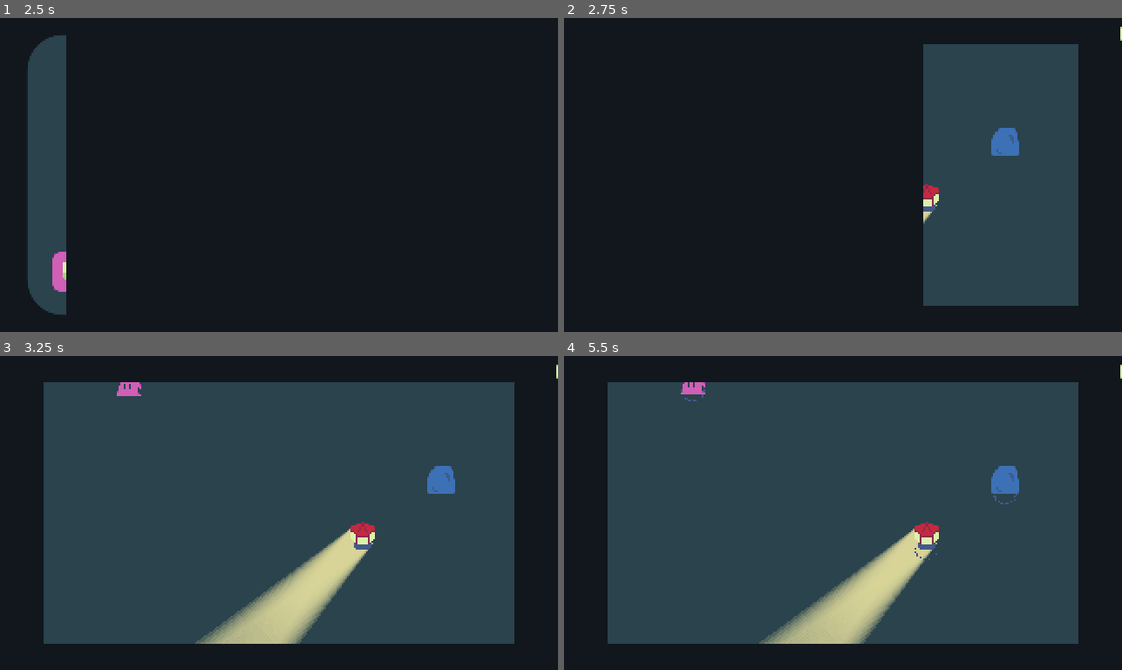
Above: before the commit, frames 1-4 (two rows, left to right).
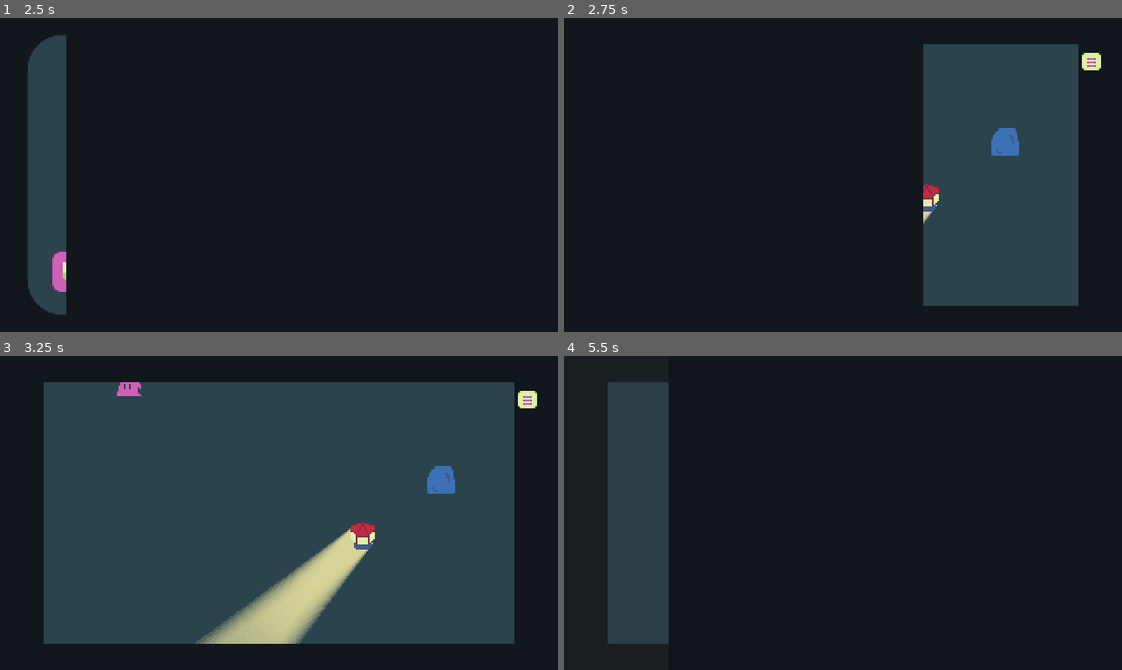
Above: after the commit, the same moments.

Repository: genericuser990/GameJamTowerTheme
Game: Godot game, scene res://Scenes/SceneManager.tscn
The game is run twice, just before and just after one commit, with the same random seed, the same clock (stepped at 60 frames per second) and the same inputs.
Inputs (mouse positions are in pixels of both pictures, inside the frame that each line leads up to):
- Up to frame 1 (2.5 s): click (273, 244) at 0.5 s; click "1" at 1.25 s; click "2" at 2 s
- Up to frame 2 (2.75 s): no input
- Up to frame 3 (3.25 s): move the mouse to (251, 575) at 2.77 s; hold Up (moveUp) from 2.78 s (still down)
- Up to frame 4 (5.5 s): tap Enter at 3.5 s; move the mouse to (1010, 560) at 3.52 s; release Up (moveUp) at 4.25 s; click (1094, 399) at 4.27 s; click (854, 575) at 5.02 s

Frame 1 is identical in both runs. In frame 2, 0.2% of the frame differs, in the area x 92-100%, y 2-17%; in frame 3, 0.2%; in frame 4, 61%, in the area x 18-100%, y 2-92%.

Commit message:
moved menu button

Diff:
--- a/Scenes/ui/Gameplay.tscn
+++ b/Scenes/ui/Gameplay.tscn
@@ -12,10 +12,10 @@
 [node name="BackButton" type="TextureButton" parent="."]
 anchor_left = 1.0
 anchor_right = 1.0
-margin_left = -16.0
-margin_top = 4.0
-margin_right = -5.0
-margin_bottom = 14.0
+margin_left = -38.0
+margin_top = 20.0
+margin_right = -27.0
+margin_bottom = 30.0
 texture_normal = ExtResource( 3 )
 texture_pressed = ExtResource( 4 )
 texture_hover = ExtResource( 1 )
